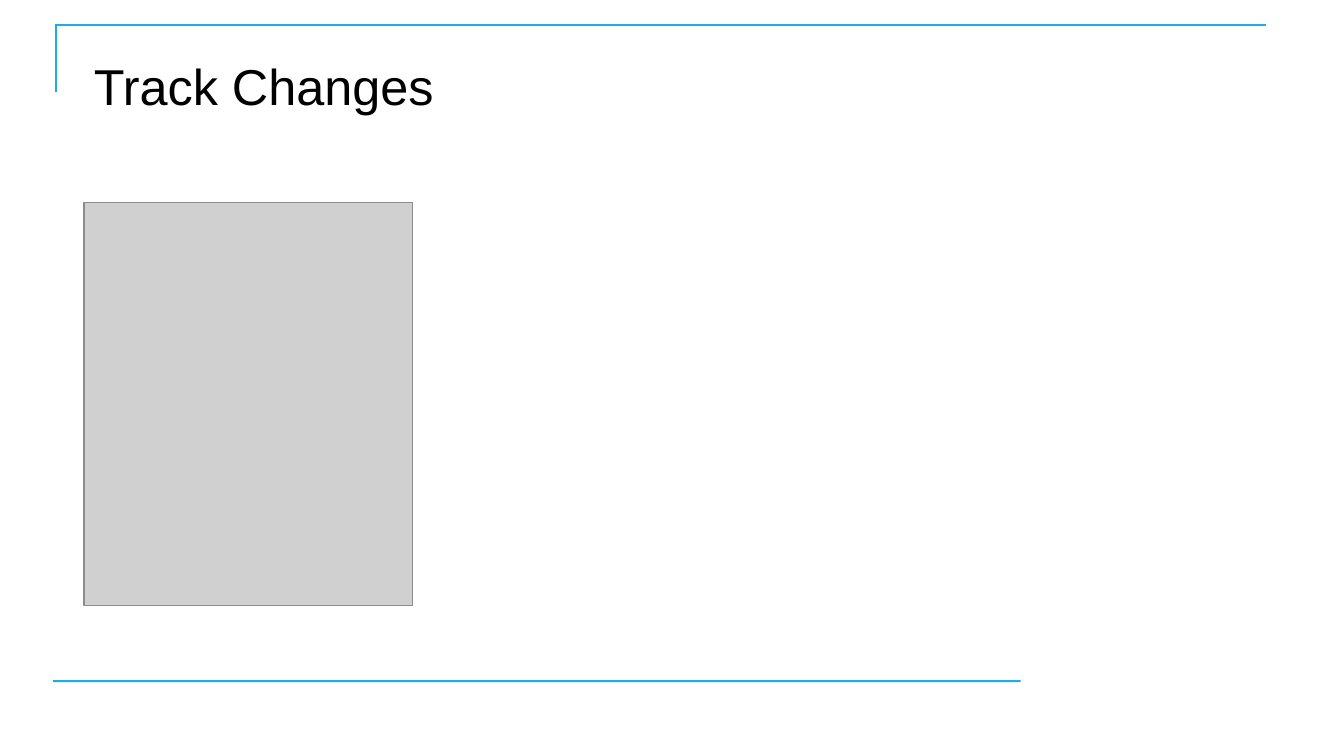
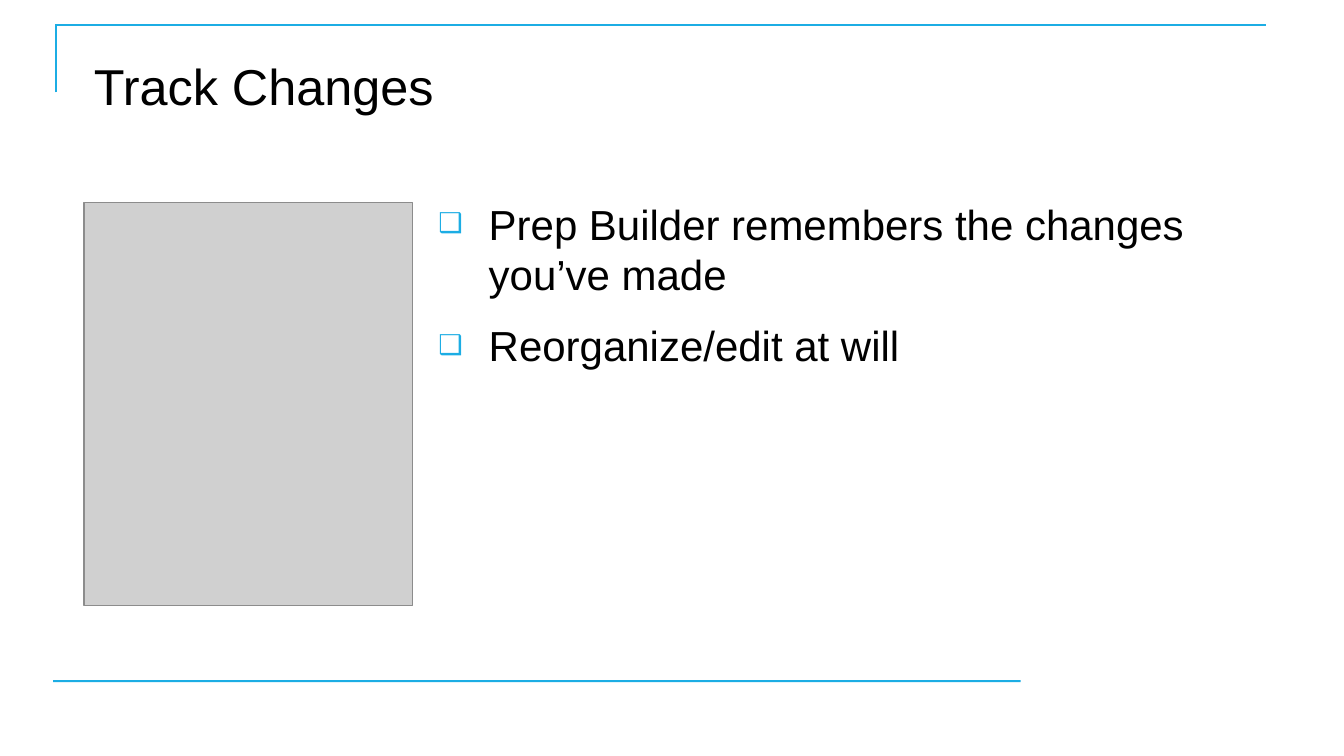
Before and after one commit to CostelloTechnicalConsulting/XTBP10---Tableau-Prep-Introduction, a slide deck: slide 24 of ppt/TableauPrepBuilderIntroV1_2.pptx. Drawn at 1344x756 pixels with LibreOffice and Linux fonts; fonts in the diff are those of the drawing; grey boxes stand for pictures; background and template pictures are left out. Boxes give left, top, right and bottom in pixels: in the first picture for what was removed or moved away, otherwise in the second. Text is boxed around its words. In the diff, an @@ line names an element or a change of style, - is before the commit and + after.

```diff
--- a/ppt/TableauPrepBuilderIntroV1_2.pptx
+++ b/ppt/TableauPrepBuilderIntroV1_2.pptx
@@ text added at <box>489,209,1184,370</box>, 30 pt, text #000000 @@
+❑ Prep Builder remembers the changes you’ve made
+❑ Reorganize/edit at will
```
Also in this commit, not shown: 1 other slide changed.
